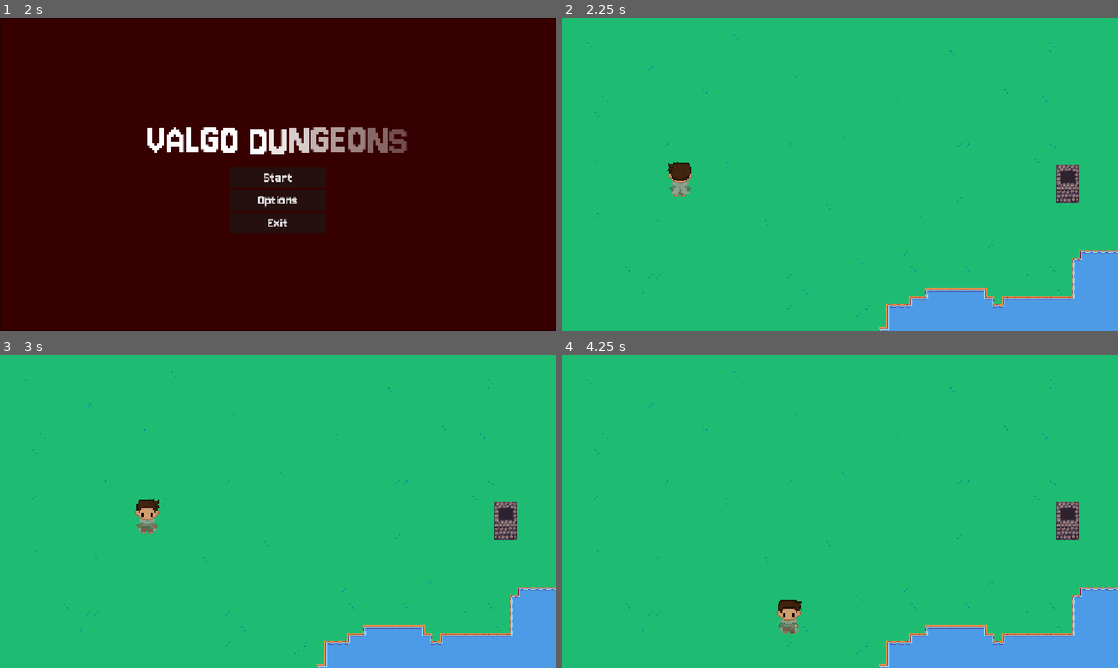
Above: before the commit, frames 1-4 (two rows, left to right).
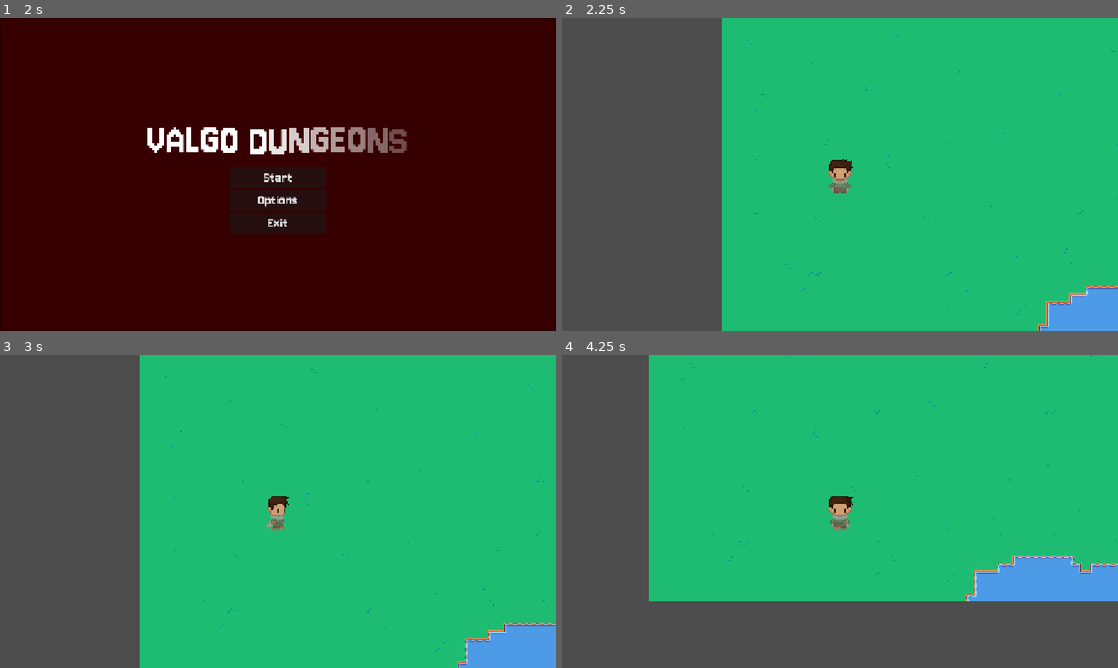
Above: after the commit, the same moments.

Repository: Abrok14/Valgo_Dungeons
Game: Godot game, scene res://user_interface/Menu/menu.tscn
Two runs of this game, one before a commit and one after it. Both use one fixed random seed, a clock stepped at 60 frames per second and the inputs below.
Inputs:
- Up to frame 1 (2 s): click "Options" at 0.5 s; click "Back" at 1.25 s
- Up to frame 2 (2.25 s): click "Start" at 2 s
- Up to frame 3 (3 s): tap Enter at 2.75 s; hold Right (right) from 2.78 s (still down)
- Up to frame 4 (4.25 s): release Right (right) at 3.53 s; hold Down (down) from 3.53 s (still down)

Frame 1 is identical in both runs. In frame 2, 34% of the frame differs, in the area x 0-100%, y 0-100%; in frame 3, 31%; in frame 4, 38%.

Commit message:
anim
player animation right left

Diff:
--- a/gameopen/scenes/player.tscn
+++ b/gameopen/scenes/player.tscn
@@ -2,6 +2,7 @@
 
 [ext_resource type="Texture2D" uid="uid://c1crs7vap1ji0" path="res://assets/img/player/stoji.png" id="1_2bpyb"]
 [ext_resource type="Texture2D" uid="uid://ci83o6pvkisyf" path="res://assets/img/player/Sprite-forward.png" id="2_k17q3"]
+[ext_resource type="Texture2D" uid="uid://clphocwagct7g" path="res://assets/img/player/Sprite-pravo.png" id="3_fqf5g"]
 [ext_resource type="Texture2D" uid="uid://o8ouno23f80r" path="res://assets/img/player/Sprite-backward.png" id="3_wgt4v"]
 
 [sub_resource type="CapsuleShape2D" id="CapsuleShape2D_n8ue0"]
@@ -36,6 +37,70 @@
 
 [sub_resource type="AtlasTexture" id="AtlasTexture_10q41"]
 atlas = ExtResource("2_k17q3")
+region = Rect2(96, 32, 32, 32)
+
+[sub_resource type="AtlasTexture" id="AtlasTexture_t08pj"]
+atlas = ExtResource("3_fqf5g")
+region = Rect2(0, 0, 32, 32)
+
+[sub_resource type="AtlasTexture" id="AtlasTexture_11fvu"]
+atlas = ExtResource("3_fqf5g")
+region = Rect2(32, 0, 32, 32)
+
+[sub_resource type="AtlasTexture" id="AtlasTexture_3fqr5"]
+atlas = ExtResource("3_fqf5g")
+region = Rect2(64, 0, 32, 32)
+
+[sub_resource type="AtlasTexture" id="AtlasTexture_0y4mn"]
+atlas = ExtResource("3_fqf5g")
+region = Rect2(96, 0, 32, 32)
+
+[sub_resource type="AtlasTexture" id="AtlasTexture_cme8y"]
+atlas = ExtResource("3_fqf5g")
+region = Rect2(0, 32, 32, 32)
+
+[sub_resource type="AtlasTexture" id="AtlasTexture_sosas"]
+atlas = ExtResource("3_fqf5g")
+region = Rect2(32, 32, 32, 32)
+
+[sub_resource type="AtlasTexture" id="AtlasTexture_5k8ck"]
+atlas = ExtResource("3_fqf5g")
+region = Rect2(64, 32, 32, 32)
+
+[sub_resource type="AtlasTexture" id="AtlasTexture_jbjpv"]
+atlas = ExtResource("3_fqf5g")
+region = Rect2(96, 32, 32, 32)
+
+[sub_resource type="AtlasTexture" id="AtlasTexture_t2kfq"]
+atlas = ExtResource("3_fqf5g")
+region = Rect2(0, 0, 32, 32)
+
+[sub_resource type="AtlasTexture" id="AtlasTexture_aw7nf"]
+atlas = ExtResource("3_fqf5g")
+region = Rect2(32, 0, 32, 32)
+
+[sub_resource type="AtlasTexture" id="AtlasTexture_g010g"]
+atlas = ExtResource("3_fqf5g")
+region = Rect2(64, 0, 32, 32)
+
+[sub_resource type="AtlasTexture" id="AtlasTexture_4wouk"]
+atlas = ExtResource("3_fqf5g")
+region = Rect2(96, 0, 32, 32)
+
+[sub_resource type="AtlasTexture" id="AtlasTexture_o4m7w"]
+atlas = ExtResource("3_fqf5g")
+region = Rect2(0, 32, 32, 32)
+
+[sub_resource type="AtlasTexture" id="AtlasTexture_y5as5"]
+atlas = ExtResource("3_fqf5g")
+region = Rect2(32, 32, 32, 32)
+
+[sub_resource type="AtlasTexture" id="AtlasTexture_gy4vq"]
+atlas = ExtResource("3_fqf5g")
+region = Rect2(64, 32, 32, 32)
+
+[sub_resource type="AtlasTexture" id="AtlasTexture_w0shv"]
+atlas = ExtResource("3_fqf5g")
 region = Rect2(96, 32, 32, 32)
 
 [sub_resource type="AtlasTexture" id="AtlasTexture_421x5"]
@@ -107,6 +172,64 @@
 }],
 "loop": 1,
 "name": &"move_down",
+"speed": 8.0
+}, {
+"frames": [{
+"duration": 1.0,
+"texture": SubResource("AtlasTexture_t08pj")
+}, {
+"duration": 1.0,
+"texture": SubResource("AtlasTexture_11fvu")
+}, {
+"duration": 1.0,
+"texture": SubResource("AtlasTexture_3fqr5")
+}, {
+"duration": 1.0,
+"texture": SubResource("AtlasTexture_0y4mn")
+}, {
+"duration": 1.0,
+"texture": SubResource("AtlasTexture_cme8y")
+}, {
+"duration": 1.0,
+"texture": SubResource("AtlasTexture_sosas")
+}, {
+"duration": 1.0,
+"texture": SubResource("AtlasTexture_5k8ck")
+}, {
+"duration": 1.0,
+"texture": SubResource("AtlasTexture_jbjpv")
+}],
+"loop": 1,
+"name": &"move_left",
+"speed": 5.0
+}, {
+"frames": [{
+"duration": 1.0,
+"texture": SubResource("AtlasTexture_t2kfq")
+}, {
+"duration": 1.0,
+"texture": SubResource("AtlasTexture_aw7nf")
+}, {
+"duration": 1.0,
+"texture": SubResource("AtlasTexture_g010g")
+}, {
+"duration": 1.0,
+"texture": SubResource("AtlasTexture_4wouk")
+}, {
+"duration": 1.0,
+"texture": SubResource("AtlasTexture_o4m7w")
+}, {
+"duration": 1.0,
+"texture": SubResource("AtlasTexture_y5as5")
+}, {
+"duration": 1.0,
+"texture": SubResource("AtlasTexture_gy4vq")
+}, {
+"duration": 1.0,
+"texture": SubResource("AtlasTexture_w0shv")
+}],
+"loop": 1,
+"name": &"move_right",
 "speed": 8.0
 }, {
 "frames": [{
@@ -150,4 +273,6 @@
 [node name="AnimatedSprite2D" type="AnimatedSprite2D" parent="." unique_id=2026691182]
 scale = Vector2(0.5, 0.5)
 sprite_frames = SubResource("SpriteFrames_p18xn")
-animation = &"move_up"
+animation = &"move_left"
+
+[node name="Camera2D" type="Camera2D" parent="." unique_id=574681444]
--- a/gameopen/scripts/player.gd
+++ b/gameopen/scripts/player.gd
@@ -1,7 +1,7 @@
 extends CharacterBody2D
 @onready var animated_sprite_2d: AnimatedSprite2D = $AnimatedSprite2D
 
-const SPEED = 300.0
+const SPEED = 200.0
 
 func _physics_process(delta: float) -> void:
 	process_movement()
@@ -15,15 +15,16 @@
 	play_animacion(direction)
 
 func play_animacion(dir: Vector2) -> void:
-	if dir.x > 0:
-		#right
-		animated_sprite_2d.play("idle")
-	elif dir.x < 0:
-		#left
-		animated_sprite_2d.play("idle")
+	if dir.x != 0:
+		#right left
+		animated_sprite_2d.flip_h = dir.x < 0
+		animated_sprite_2d.play("move_right")
 	elif dir.y < 0:
 		#up
 		animated_sprite_2d.play("move_up")
 	elif dir.y > 0:
 		#down
 		animated_sprite_2d.play("move_down")
+	elif dir == Vector2.ZERO:
+		#still water
+		animated_sprite_2d.play("idle")
Binary file added: assets/img/player/Sprite-pravo.png
Not shown, added: assets/img/player/Sprite-pravo.png.import
